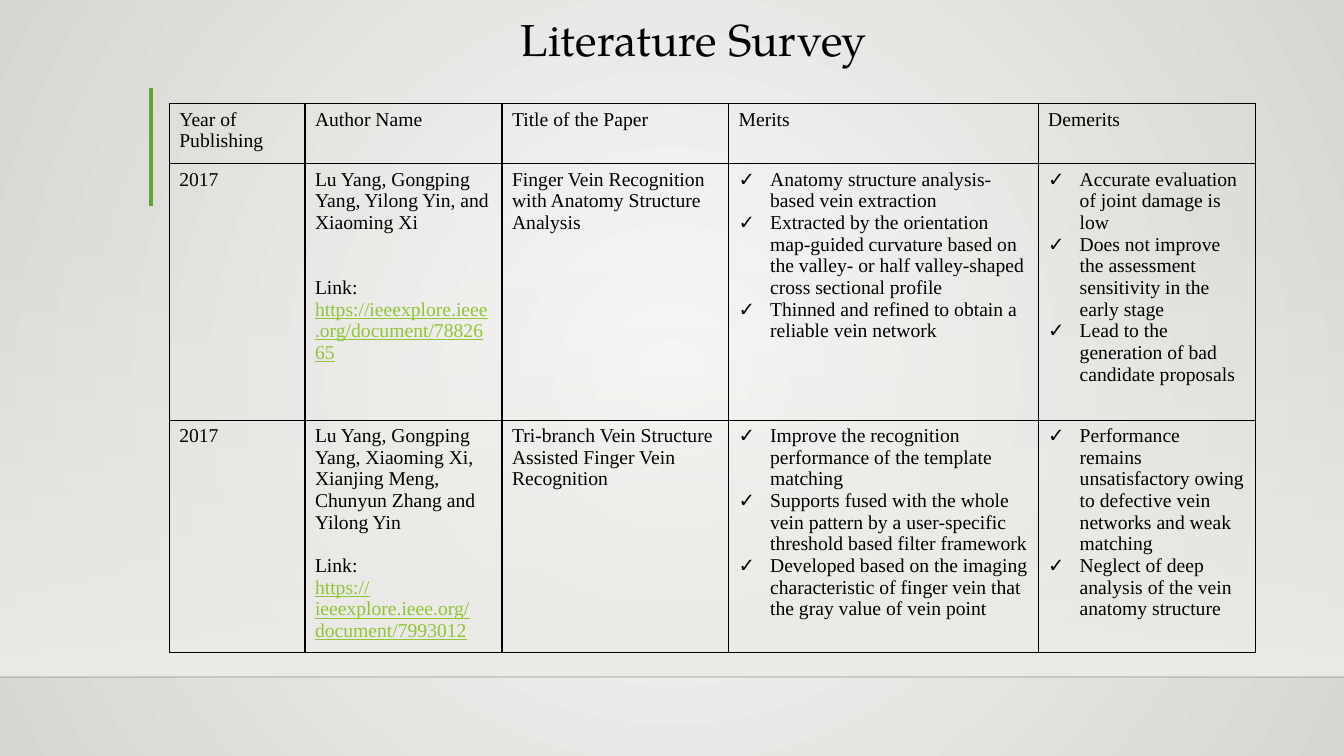
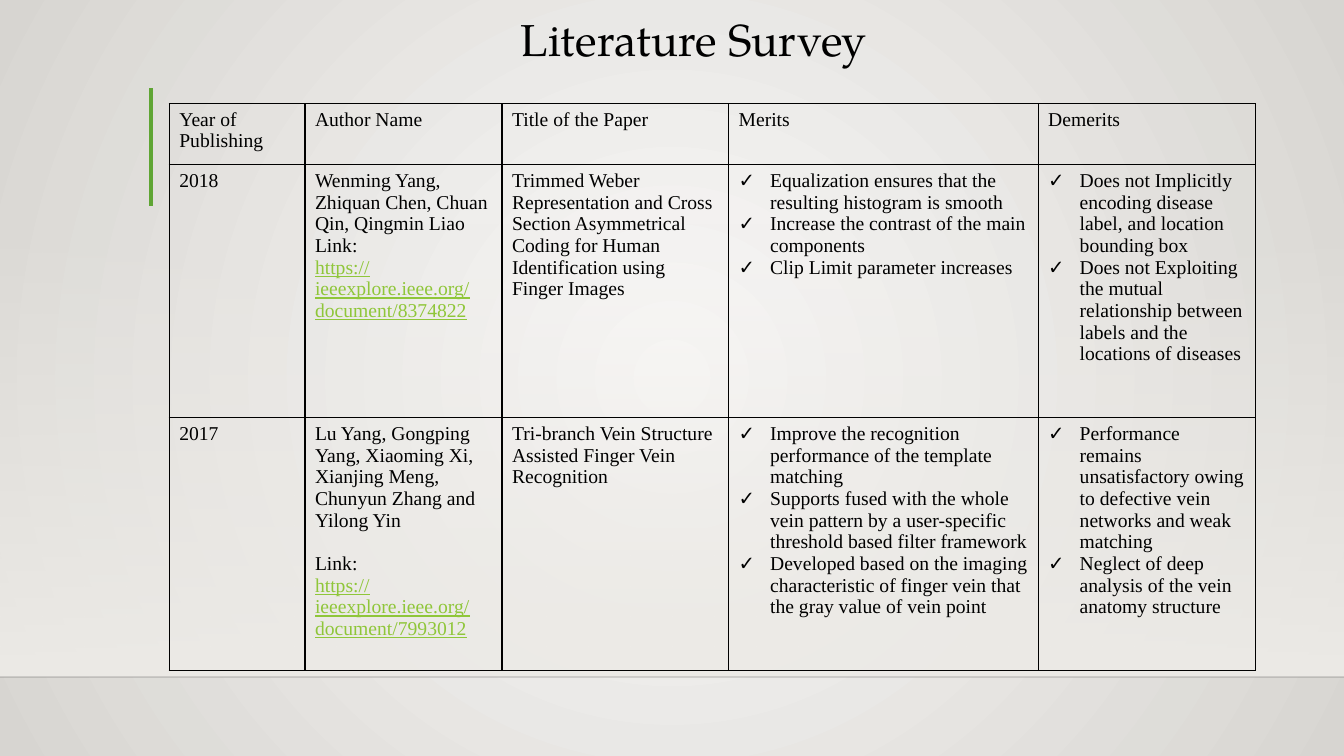
Before and after one commit to batch-B3/Biometric-Finger-Vein-Authentication-Using-Deep-Learning-Algorithm, a slide deck: slide 4 of Project Documents/Batch 3 PPT.pptx (slide 3 before the commit). Drawn at 1344x756 pixels with LibreOffice and Linux fonts; fonts in the diff are those of the drawing; background and template pictures are left out. Boxes give left, top, right and bottom in pixels: in the first picture for what was removed or moved away, otherwise in the second. Text is boxed around its words. In the diff, an @@ line names an element or a change of style, - is before the commit and + after.

```diff
--- a/Project Documents/Batch 3 PPT.pptx
+++ b/Project Documents/Batch 3 PPT.pptx
@@ table at (169, 104, 1256, 671) @@
-row 2: 2017 | Lu Yang, Gongping Yang, Yilong Yin, and Xiaoming Xi / Link: https://ieeexplore.ieee.org/document/7882665 | Finger Vein Recognition with Anatomy Structure Analysis | Anatomy structure analysis-based vein extraction / Extracted by the orientation map-guided curvature based on the valley- or half valley-shaped cross sectional profile / Thinned and refined to obtain a reliable vein network | Accurate evaluation of joint damage is low / Does not improve the assessment sensitivity in the early stage / Lead to the generation of bad candidate proposals
+row 2: 2018 | Wenming Yang, Zhiquan Chen, Chuan Qin, Qingmin Liao / Link: / https://ieeexplore.ieee.org/document/8374822 | Trimmed Weber Representation and Cross Section Asymmetrical Coding for Human Identification using Finger Images | Equalization ensures that the resulting histogram is smooth / Increase the contrast of the main components / Clip Limit parameter increases | Does not Implicitly encoding disease label, and location bounding box / Does not Exploiting the mutual relationship between labels and the locations of diseases
```
Also in this commit, not shown: 10 other slides changed, 1 slide added, 1 slide removed.
